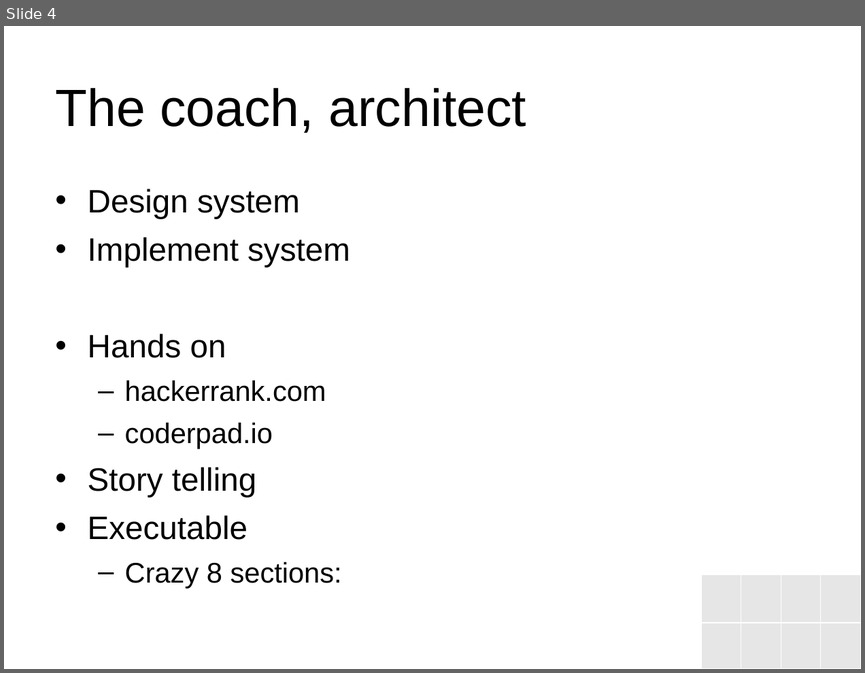
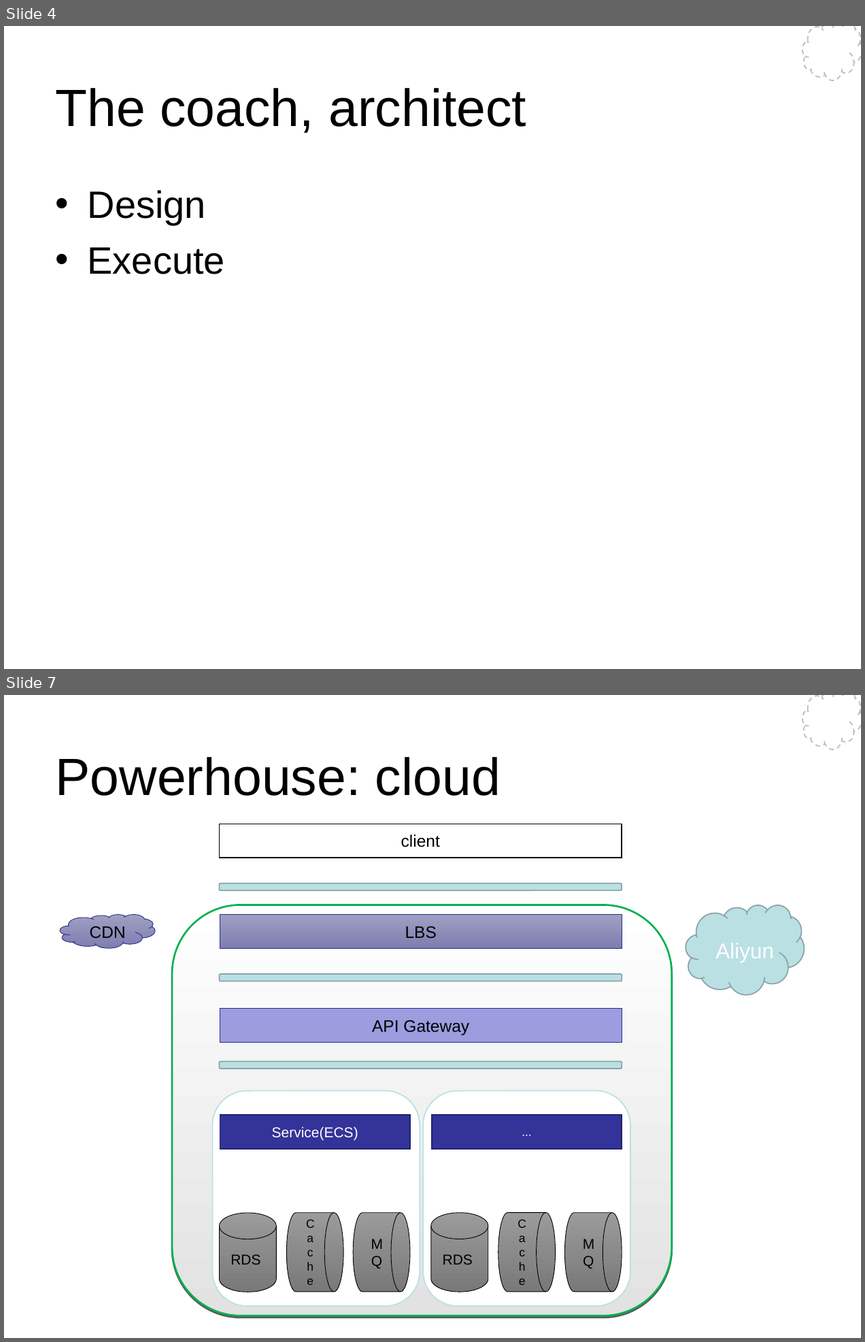
Before and after one commit to Wang-Ray/notes, a slide deck: Architect Pilates.ppt. Shown one above the other, each under a label of ours: slide 4 before the commit, slides 4 and 7 after it; the slides between them are not shown. The pictures are 865x673 and 865x1342 pixels, drawn with LibreOffice and Linux fonts; fonts in the diff are those of the drawing; background and template pictures are left out. Boxes give left, top, right and bottom in pixels: in the first picture for what was removed or moved away, otherwise in the second. Text is boxed around its words. In the diff, an @@ line names an element or a change of style, - is before the commit and + after.

```diff
--- a/Architect Pilates.ppt
+++ b/Architect Pilates.ppt
@@ slide 7 added at <box>4,695,861,1338</box>, background #FFFFFF; not listed: 1 template element that a slide beside it also shows @@
@@ title added at <box>55,757,500,796</box>, 44 pt, text #000000 @@
+Powerhouse: cloud
@@ rectangle added at <box>219,824,621,857</box>, fill #FFFFFF, outline #000000 0.99 pt, 14 pt, text #000000 @@
+client
@@ rounded rectangle added at <box>219,883,621,890</box>, fill #BBE0E3, outline #89A4A7 0.99 pt @@
@@ freeform shape added at <box>60,915,155,948</box>, fill gradient #9F9FC3 to #7E7EB0, outline #2D2D8A 0.51 pt, 14 pt, text #000000 @@
+CDN
@@ rounded rectangle added at <box>172,905,672,1315</box>, fill gradient #FFFFFF to #E2E2E2, outline #00B050 1.5 pt @@
@@ rectangle added at <box>220,915,621,948</box>, fill gradient #9F9FC3 to #7E7EB0, outline #2D2D8A 0.51 pt, 14 pt, text #000000 @@
+LBS
@@ freeform shape added at <box>685,905,804,995</box>, fill #BBE0E3, outline #89A4A7 0.99 pt, 18 pt, text #FFFFFF @@
+Aliyun
@@ rounded rectangle added at <box>219,974,621,981</box>, fill #BBE0E3, outline #89A4A7 0.99 pt @@
@@ rectangle added at <box>220,1008,621,1042</box>, fill #9C9CDF, outline #2D2D8A 0.51 pt, 14 pt, text #000000 @@
+API Gateway
@@ rounded rectangle added at <box>219,1061,621,1068</box>, fill #BBE0E3, outline #89A4A7 0.99 pt @@
@@ freeform shape added at <box>212,1091,419,1306</box>, fill #FFFFFF, outline #BBE0E3 0.99 pt @@
@@ freeform shape added at <box>423,1091,630,1306</box>, fill #FFFFFF, outline #BBE0E3 0.99 pt @@
@@ rectangle added at <box>220,1115,410,1149</box>, fill #333399, outline #23236F 0.99 pt, 12 pt, text #FFFFFF @@
+Service(ECS)
@@ rectangle added at <box>432,1115,621,1149</box>, fill #333399, outline #23236F 0.99 pt, 10 pt, text #FFFFFF @@
+...
@@ cylinder added at <box>219,1212,275,1291</box>, fill gradient #9B9B9B to #797979, outline #000000 0.51 pt, 12 pt, text #000000 @@
+RDS
@@ flow chart magnetic drum added at <box>287,1212,343,1291</box>, fill gradient #9B9B9B to #797979, outline #000000 0.51 pt, 10 pt, text #000000 @@
+Cache
@@ flow chart magnetic drum added at <box>353,1212,409,1291</box>, fill gradient #9B9B9B to #797979, outline #000000 0.51 pt, 12 pt, text #000000 @@
+MQ
@@ cylinder added at <box>430,1212,488,1291</box>, fill gradient #9B9B9B to #797979, outline #000000 0.51 pt, 12 pt, text #000000 @@
+RDS
@@ flow chart magnetic drum added at <box>498,1212,555,1291</box>, fill gradient #9B9B9B to #797979, outline #000000 0.51 pt, 10 pt, text #000000 @@
+Cache
@@ flow chart magnetic drum added at <box>564,1212,621,1291</box>, fill gradient #9B9B9B to #797979, outline #000000 0.51 pt, 12 pt, text #000000 @@
+MQ
@@ slide 4 changed as well @@
@@ freeform shape added at <box>802,26,861,81</box>, fill #FFFFFF, outline #BCBCBC 0.99 pt dashed @@
@@ text at <box>88,190,225,274</box>: text changed; size 27.2 to 32 pt @@
-• Design system
-• Implement system
-• Hands on
-  – hackerrank.com
-  – coderpad.io
-• Story telling
-• Executable
-  – Crazy 8 sections:
+• Design
+• Execute
@@ table removed at <box>702,574,861,668</box>, 2 rows, 4 columns @@
- |  |  | 
- |  |  | 
```
Also in this commit, not shown: 7 other slides changed, 20 other slides added, 1 slide removed, 1 other file.
